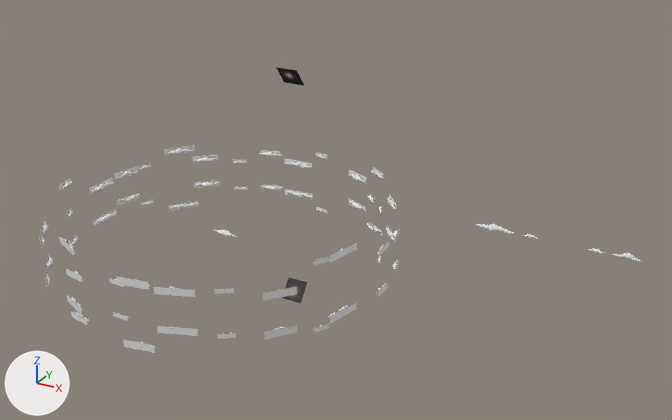
A saved change to the Blender file samples/golf/mod_kit/skybox.blend.
One viewpoint serves both versions: a 50 mm camera at (31.5, -42.9, 24.7) aimed at (7.2, 1.3, 2.6). Every picture has the same lights, and +X, +Y and +Z are marked at lower left.

In view in the first picture: 'Cloud 01', 'Cloud Ring V2', 'Clouds', 'sun_high'.
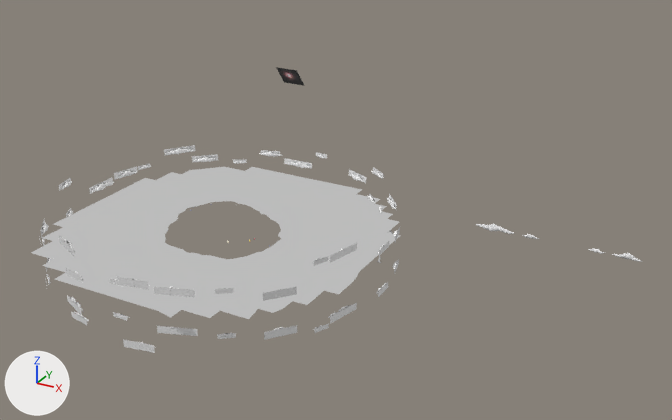
What changed in the scene script:
```text
Change ob_hills:
    remove ob_hills.hide_set(True)
Change ob_cloud_01:
    add ob_cloud_01.hide_set(True)
```

Changed parts and their boxes [x1, y1, x2, y2] in the pictures (672 x 420 px):
'Hills', shown: after [31, 167, 401, 319]
'Cloud 01', hidden: before [214, 229, 237, 237]
